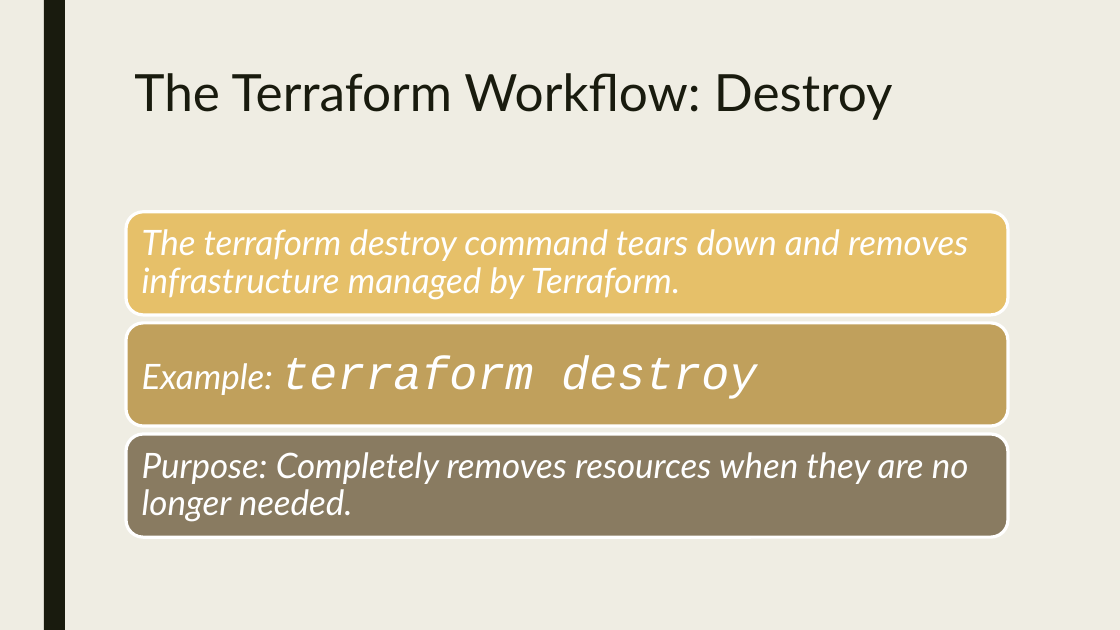
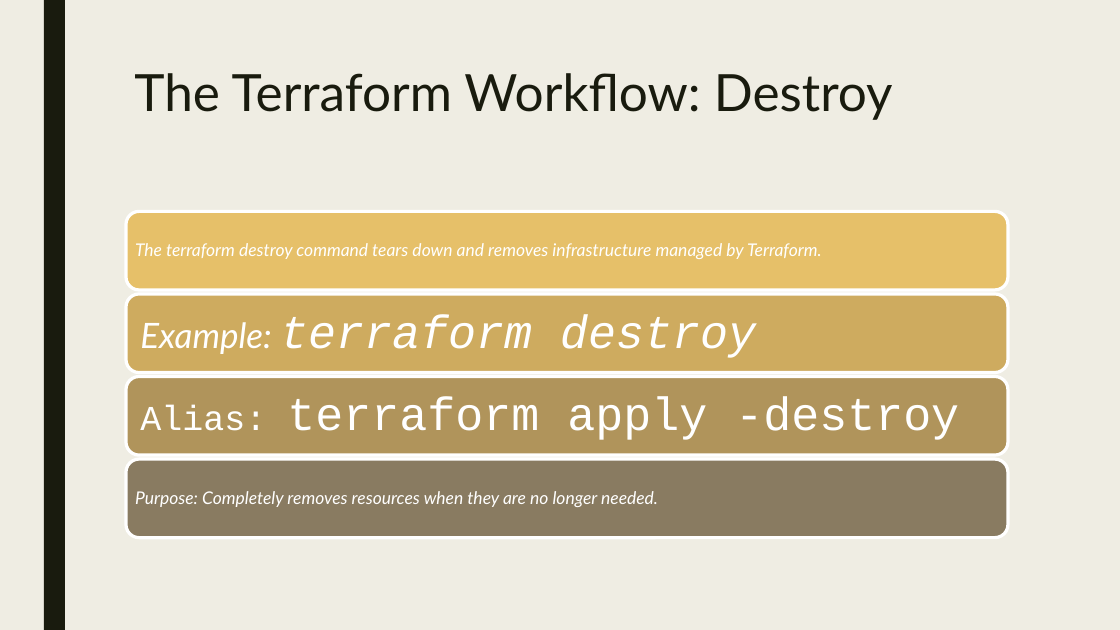
Before and after one commit to cwoodruff/terraform-workshop, a slide deck: slide 9 of slides/4-Provisioning Infrastructure.pptx (slide 4 before the commit). Drawn at 1120x630 pixels with LibreOffice and Linux fonts; fonts in the diff are those of the drawing. Boxes give left, top, right and bottom in pixels: in the first picture for what was removed or moved away, otherwise in the second. Text is boxed around its words. In the diff, an @@ line names an element or a change of style, - is before the commit and + after.

```diff
--- a/slides/4-Provisioning Infrastructure.pptx
+++ b/slides/4-Provisioning Infrastructure.pptx
@@ rounded rectangle: place and size @@
-rounded rectangle at bbox=[126, 212, 1008, 315]
+rounded rectangle at bbox=[126, 212, 1008, 291]
@@ text "The terraform destroy command tears ..." at bbox=[135, 243, 822, 259]: size 30 to 15 pt; less space between paragraphs @@
@@ rounded rectangle: place and size @@
-rounded rectangle at bbox=[126, 323, 1008, 426]
+rounded rectangle at bbox=[126, 294, 1008, 373]
@@ rounded rectangle at bbox=[126, 294, 1008, 373]: fill #C0A05C to #CEAB5F @@
@@ text "Example: terraform destroy": place and size @@
-text "Example: terraform destroy" at bbox=[142, 356, 757, 399]
+text "Example: terraform destroy" at bbox=[140, 315, 756, 358]
@@ rounded rectangle added at bbox=[126, 376, 1008, 455], fill #B0945B, outline #FFFFFF 2.75 pt @@
@@ text added at bbox=[140, 397, 959, 440], 40 pt, text #FFFFFF @@
+Alias: terraform apply -destroy
@@ rounded rectangle: place and size @@
-rounded rectangle at bbox=[126, 434, 1008, 538]
+rounded rectangle at bbox=[126, 459, 1008, 538]
@@ text "Purpose: Completely removes resources when ...": place and size @@
-text "Purpose: Completely removes resources when ..." at bbox=[142, 452, 969, 522]
+text "Purpose: Completely removes resources when ..." at bbox=[135, 491, 658, 507]
@@ text "Purpose: Completely removes resources when ..." at bbox=[135, 491, 658, 507]: size 30 to 15 pt; less space between paragraphs @@
```
Also in this commit, not shown: 4 slides added, 2 other files.
